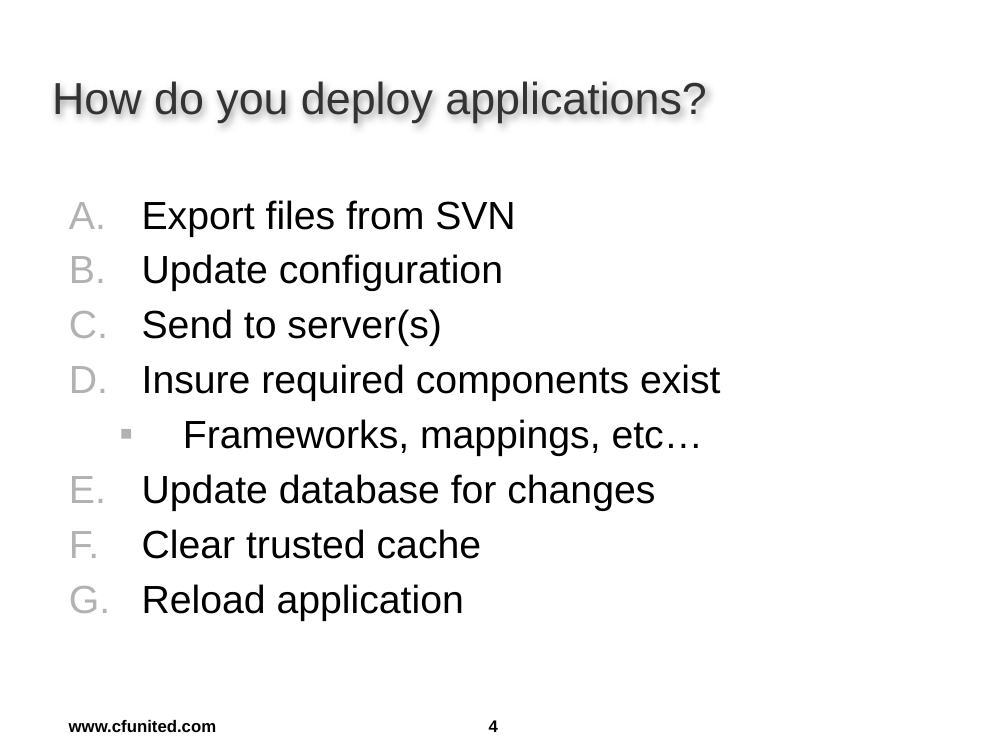
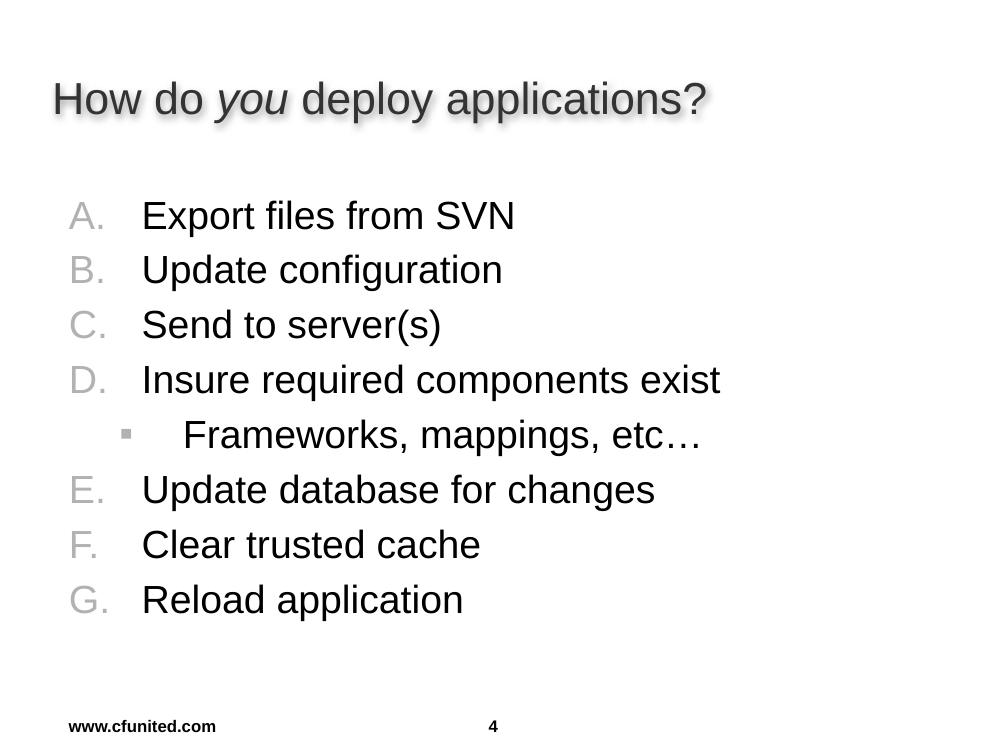
Before and after one commit to dhughes/OldPresentations, a slide deck: slide 4 of Trunk/cfunited09/DeployingAppsWithAnt/Deploying Apps with Ant.pptx. Drawn at 1008x756 pixels with LibreOffice and Linux fonts; fonts in the diff are those of the drawing; background and template pictures are left out. Boxes give left, top, right and bottom in pixels: in the first picture for what was removed or moved away, otherwise in the second. Text is boxed around its words. In the diff, an @@ line names an element or a change of style, - is before the commit and + after.

```diff
--- a/Trunk/cfunited09/DeployingAppsWithAnt/Deploying Apps with Ant.pptx
+++ b/Trunk/cfunited09/DeployingAppsWithAnt/Deploying Apps with Ant.pptx
@@ title "How do you deploy applications?" at (52, 81, 707, 123): italic on in "you" @@
```
Also in this commit, not shown: 1 other slide changed, 8 slides added, 7 other files.
